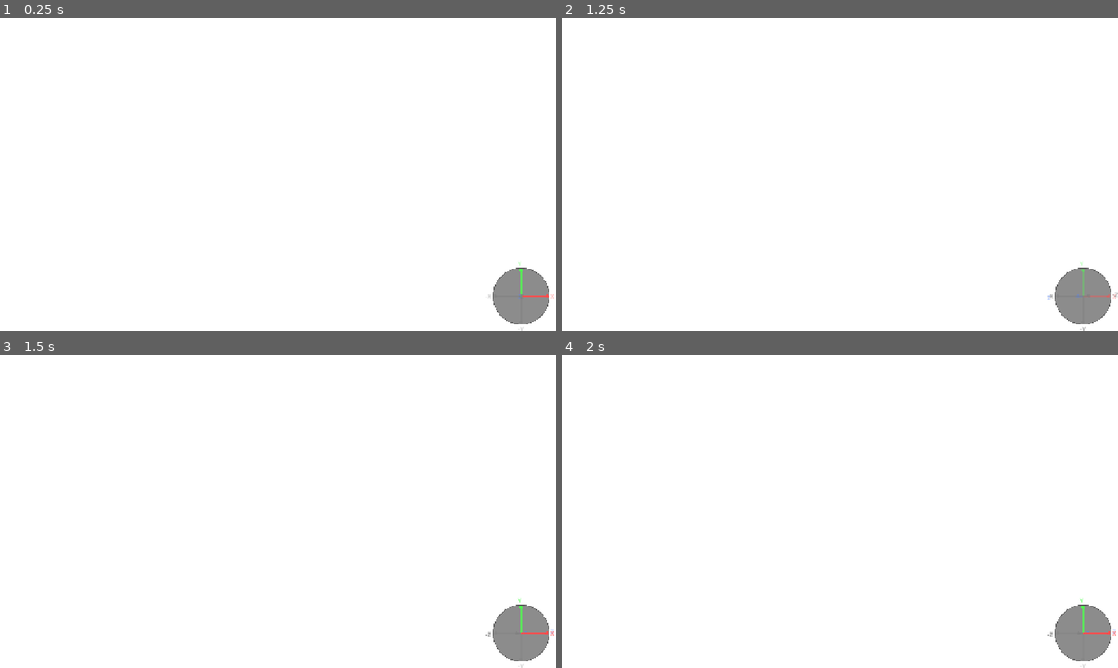
Above: before the commit, frames 1-4 (two rows, left to right).
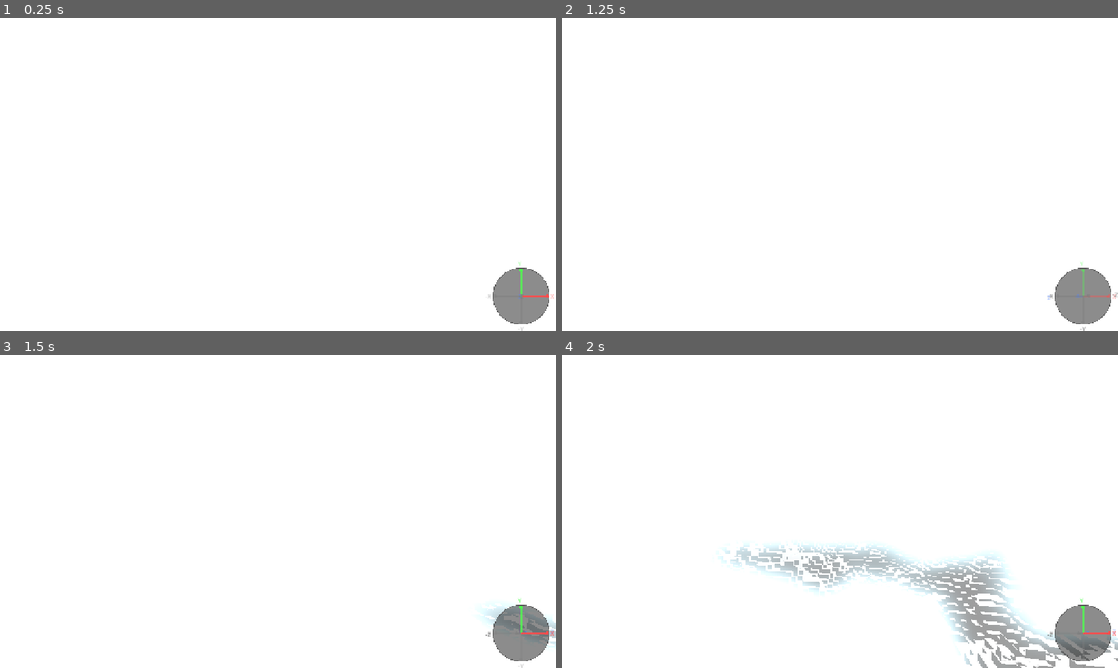
Above: after the commit, the same moments.

Repository: Lost-Rabbit-Digital/The_Voxel_Project
Game: Godot game, scene res://scenes/loading_screen.tscn
The game is run twice, just before and just after one commit, with the same random seed, the same clock (stepped at 60 frames per second) and the same inputs.
Inputs (mouse positions are in pixels of both pictures, inside the frame that each line leads up to):
- Up to frame 1 (0.25 s): no input
- Up to frame 2 (1.25 s): tap Enter at 0.5 s; move the mouse to (867, 174) at 0.52 s; hold W (forward) from 0.53 s (still down); hold Shift from 0.53 s (still down)
- Up to frame 3 (1.5 s): keep holding W (forward); tap Space at 1.25 s; move the mouse to (250, 511) at 1.27 s; release Shift at 1.28 s; tap R at 1.35 s
- Up to frame 4 (2 s): keep holding W (forward)

Frames 1-2 are identical in both runs. In frame 3, 0.4% of the frame differs, in the area x 86-100%, y 80-94%; in frame 4, 5.9%, in the area x 28-100%, y 60-100%.
Error before the commit: Parse Error: Cannot infer the type of "u_size" variable because the value doesn't have a set type. (res://scripts/voxel_engine_v2/systems/chunk_mesh_builder.gd…
Error after the commit: Trying to assign value of type 'Nil' to a variable of type 'PackedVector2Array'. (res://scripts/voxel_engine_v2/core/chunk_region.gd:119)

Commit message:
Fix type inference errors in chunk_mesh_builder for adaptive sizing
Add explicit type annotations for u_size, v_size, and d_size variables
which are accessed from the dimensions array. GDScript cannot infer types
from array element access, even when the array contains only integers.

Error fixed:
- Cannot infer the type of "u_size" variable
- Cannot infer the type of "v_size" variable
- Cannot infer the type of "d_size" variable

Diff:
--- a/godot_project/scripts/voxel_engine_v2/systems/chunk_mesh_builder.gd
+++ b/godot_project/scripts/voxel_engine_v2/systems/chunk_mesh_builder.gd
@@ -307,9 +307,9 @@
 	var chunk_size_z := VoxelData.CHUNK_SIZE_XZ
 
 	var dimensions := [chunk_size_x, chunk_size_y, chunk_size_z]
-	var u_size := dimensions[u_axis]
-	var v_size := dimensions[v_axis]
-	var d_size := dimensions[d_axis]
+	var u_size: int = dimensions[u_axis]
+	var v_size: int = dimensions[v_axis]
+	var d_size: int = dimensions[d_axis]
 
 	# THREAD-SAFE: Allocate mask locally for this direction (reused across slices)
 	# Cannot be a member variable since multiple threads call this simultaneously
